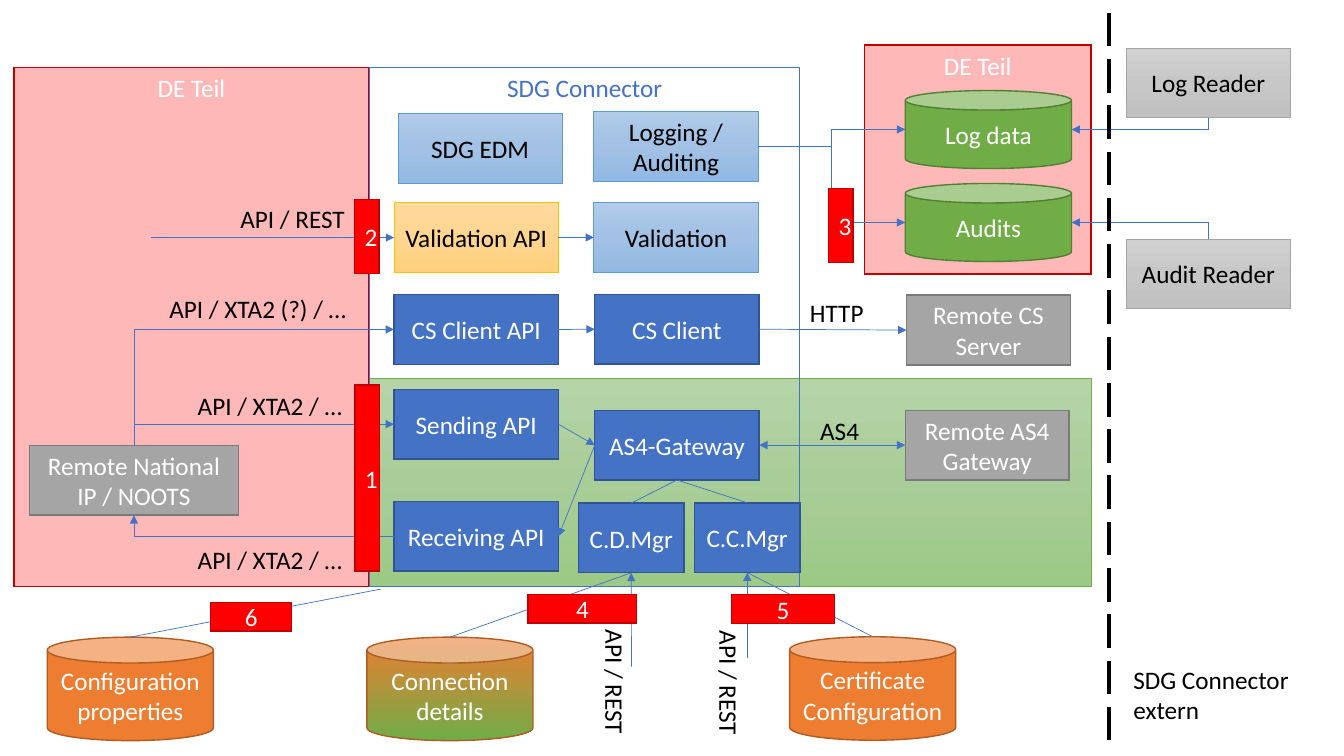
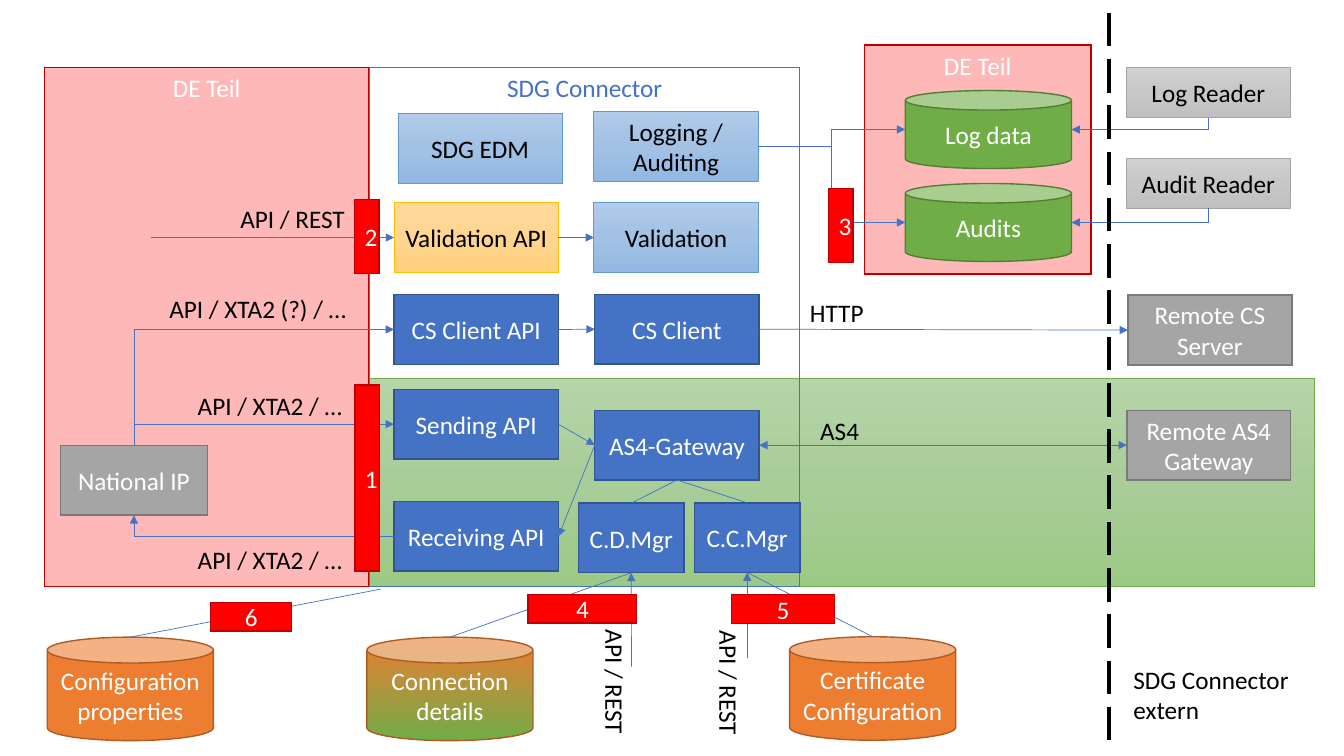
Before and after one commit to Governikus/SDG-shared-commons, a slide deck: slide 3 of docs/SDG Connector Implementation.pptx (slide 2 before the commit). Drawn at 1344x756 pixels with LibreOffice and Linux fonts; fonts in the diff are those of the drawing. Boxes give left, top, right and bottom in pixels: in the first picture for what was removed or moved away, otherwise in the second. Text is boxed around its words. In the diff, an @@ line names an element or a change of style, - is before the commit and + after.

```diff
--- a/docs/SDG Connector Implementation.pptx
+++ b/docs/SDG Connector Implementation.pptx
@@ rectangle "DE Teil": place and size @@
-rectangle "DE Teil" at bbox=[14, 68, 369, 587]
+rectangle "DE Teil" at bbox=[44, 68, 368, 587]
@@ rectangle "Log Reader": place and size @@
-rectangle "Log Reader" at bbox=[1127, 48, 1292, 118]
+rectangle "Log Reader" at bbox=[1127, 68, 1292, 118]
@@ rectangle "Audit Reader": place and size @@
-rectangle "Audit Reader" at bbox=[1127, 239, 1292, 309]
+rectangle "Audit Reader" at bbox=[1127, 158, 1292, 209]
@@ elbow arrow moved from (1209, 239) - (1072, 223) to (1209, 209) - (1072, 223) @@
@@ rectangle "Remote CS Server": place and size @@
-rectangle "Remote CS Server" at bbox=[906, 295, 1071, 365]
+rectangle "Remote CS Server" at bbox=[1128, 295, 1293, 365]
@@ arrow moved from (759, 330) - (906, 330) to (759, 330) - (1128, 330) @@
@@ rectangle: place and size @@
-rectangle at bbox=[370, 378, 1092, 587]
+rectangle at bbox=[370, 378, 1315, 587]
@@ rectangle "Remote AS4 Gateway": place and size @@
-rectangle "Remote AS4 Gateway" at bbox=[905, 410, 1070, 480]
+rectangle "Remote AS4 Gateway" at bbox=[1127, 410, 1292, 480]
@@ rectangle "National IP": place and size @@
-rectangle "National IP" at bbox=[29, 446, 238, 515]
+rectangle "National IP" at bbox=[60, 446, 208, 515]
@@ double arrow moved from (759, 446) - (905, 446) to (759, 446) - (1127, 446) @@
@@ text in rectangle at bbox=[78, 472, 189, 490]: text changed @@
-Remote National IP / NOOTS
+National IP
```
Also in this commit, not shown: 2 other slides changed, 4 slides added.
